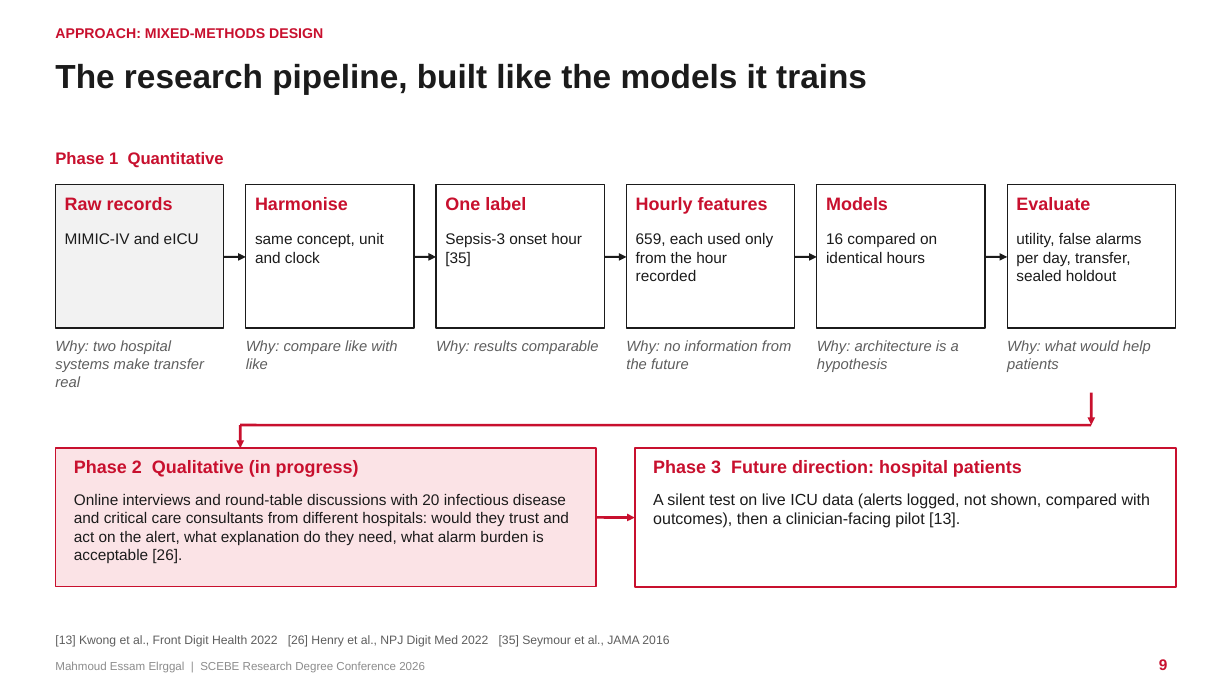
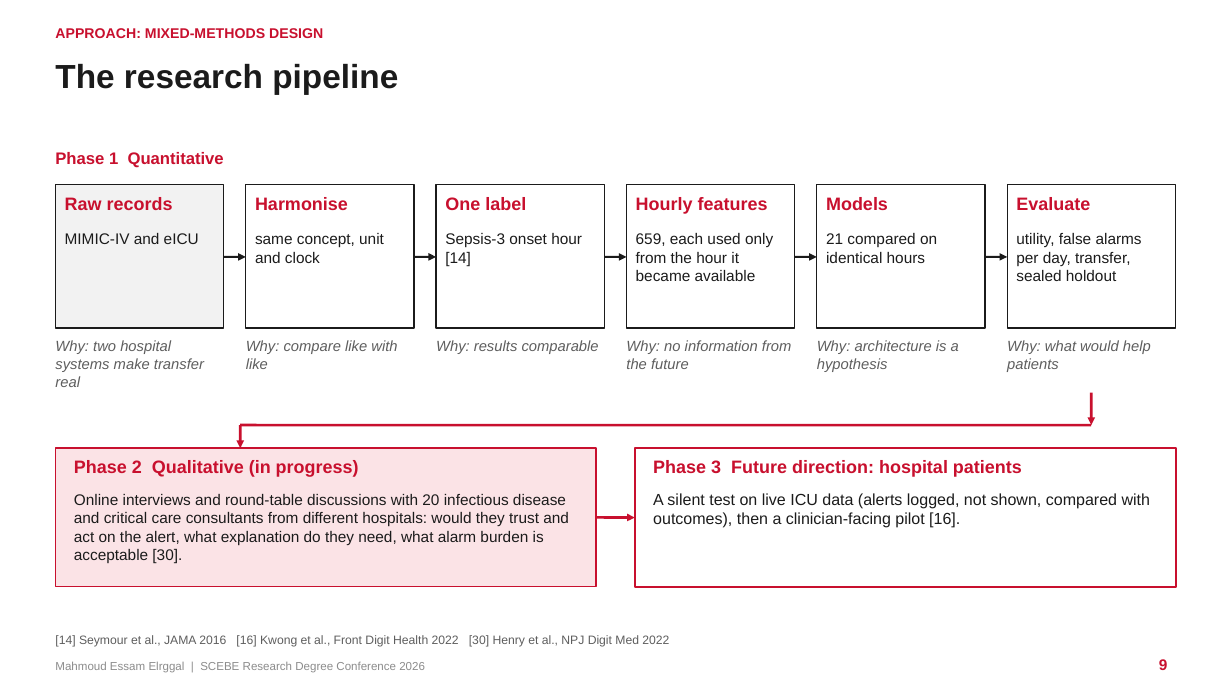
Before and after one commit to mahmoudddj/datasciencecoursera1, a slide deck: slide 9 of dev/presentation/Elrggal_Mahmoud_SCEBE2026.pptx. Drawn at 1232x693 pixels with LibreOffice and Linux fonts; fonts in the diff are those of the drawing. Boxes give left, top, right and bottom in pixels: in the first picture for what was removed or moved away, otherwise in the second. Text is boxed around its words. In the diff, an @@ line names an element or a change of style, - is before the commit and + after.

```diff
--- a/dev/presentation/Elrggal_Mahmoud_SCEBE2026.pptx
+++ b/dev/presentation/Elrggal_Mahmoud_SCEBE2026.pptx
@@ title at [55,64,398,95]: text changed @@
-The research pipeline, built like the models it trains
+The research pipeline
@@ text at [445,233,582,266]: text changed @@
-Sepsis-3 onset hour [35]
+Sepsis-3 onset hour [14]
@@ text at [636,233,773,281]: text changed @@
-659, each used only from the hour recorded
+659, each used only from the hour it became available
@@ text at [826,233,937,263]: text changed @@
-16 compared on identical hours
+21 compared on identical hours
@@ text at [74,494,569,564]: text changed @@
-Online interviews and round-table discussions with 20 infectious disease and critical care consultants from different hospitals: would they trust and act on the alert, what explanation do they need, what alarm burden is acceptable [26].
+Online interviews and round-table discussions with 20 infectious disease and critical care consultants from different hospitals: would they trust and act on the alert, what explanation do they need, what alarm burden is acceptable [30].
@@ text at [653,493,1150,528]: text changed @@
-A silent test on live ICU data (alerts logged, not shown, compared with outcomes), then a clinician-facing pilot [13].
+A silent test on live ICU data (alerts logged, not shown, compared with outcomes), then a clinician-facing pilot [16].
@@ text at [55,635,669,647]: text changed @@
-[13] Kwong et al., Front Digit Health 2022 [26] Henry et al., NPJ Digit Med 2022 [35] Seymour et al., JAMA 2016
+[14] Seymour et al., JAMA 2016 [16] Kwong et al., Front Digit Health 2022 [30] Henry et al., NPJ Digit Med 2022
```
Also in this commit, not shown: 24 other slides changed, 3 slides added, 1 slide removed, 3 other files.
